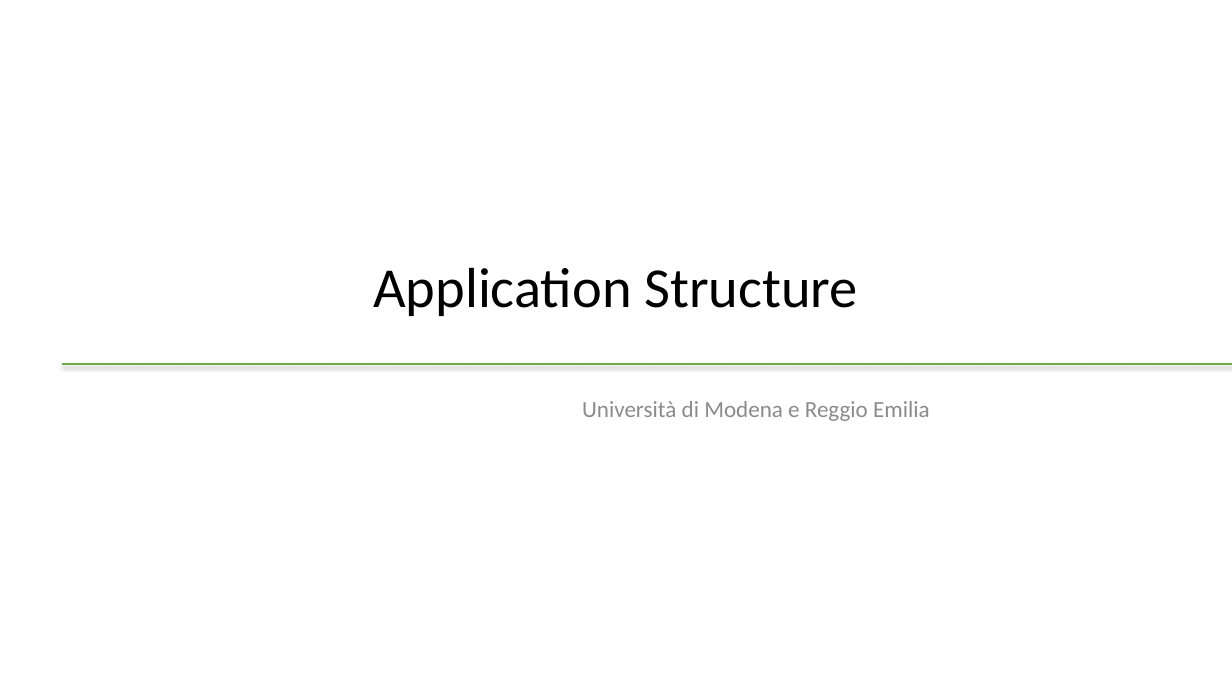
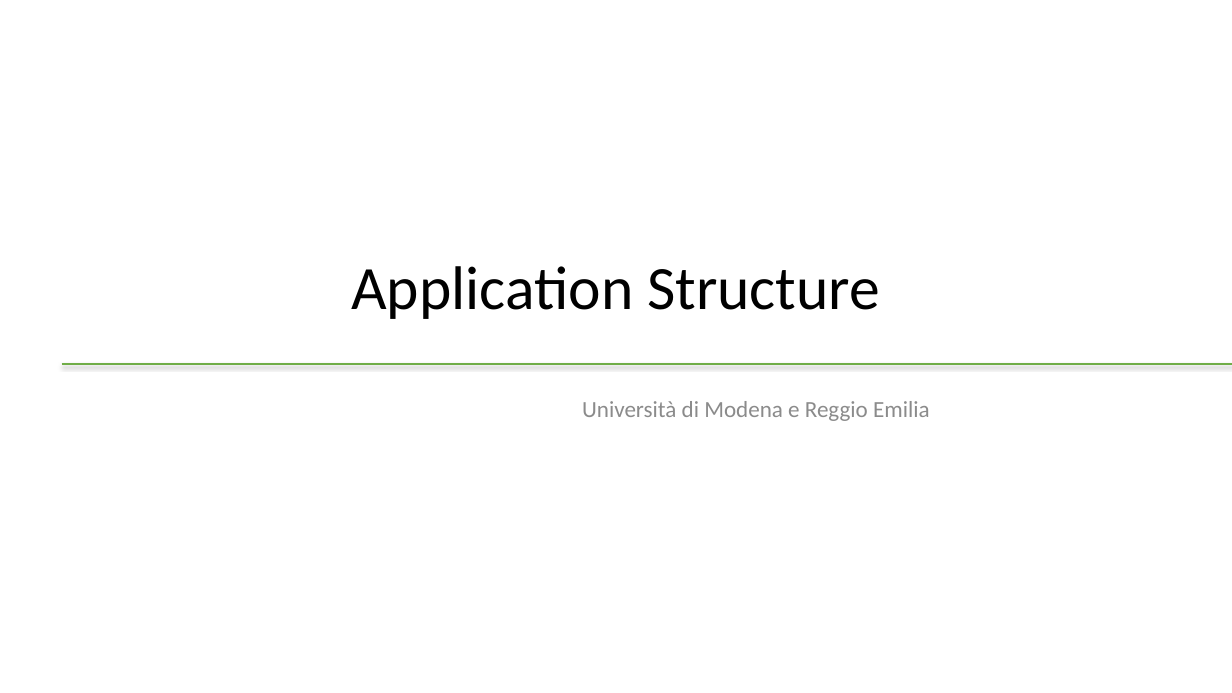
Before and after one commit to kevinmala00/ATTIVITA-PROGETTUALE, a slide deck: slide 1 of slides/03 - Application-structure.pptx. Drawn at 1232x693 pixels with LibreOffice and Linux fonts; fonts in the diff are those of the drawing. Boxes give left, top, right and bottom in pixels: in the first picture for what was removed or moved away, otherwise in the second. Text is boxed around its words. In the diff, an @@ line names an element or a change of style, - is before the commit and + after.

```diff
--- a/slides/03 - Application-structure.pptx
+++ b/slides/03 - Application-structure.pptx
@@ title "Application Structure" at [351,266,880,319]: size 44 to 48 pt @@
```
Also in this commit, not shown: 3 slides added, 10 slides removed, 2 other files.
